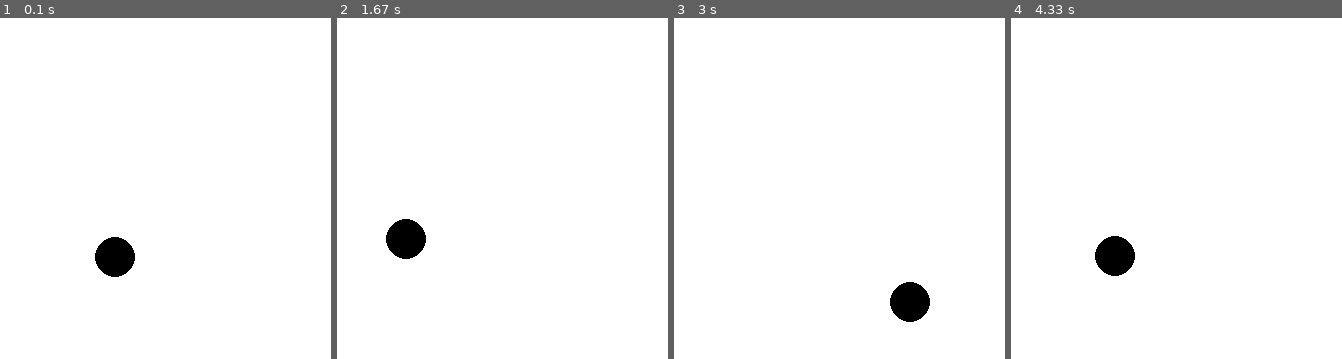
Above: before the commit, frames 1-4 (left to right).
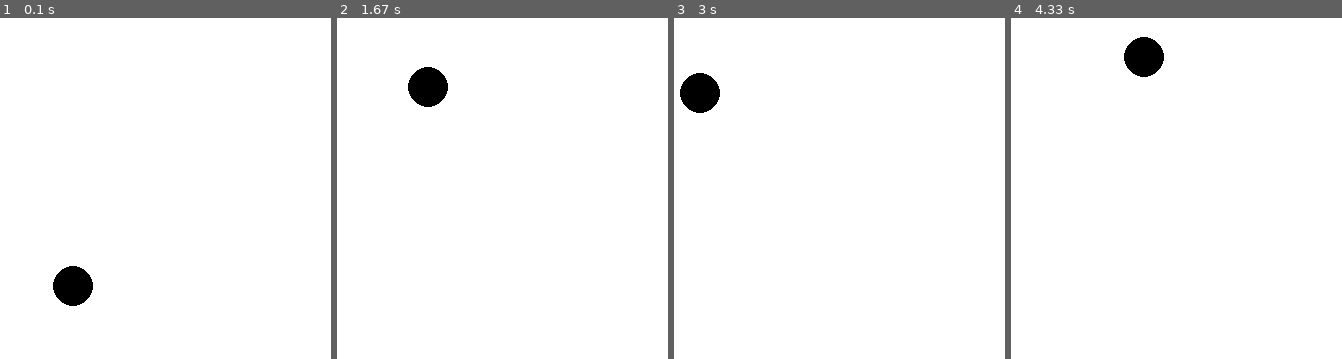
Above: after the commit, the same moments.

Repository: code-c/CS228
Game: pygame game, started from RealTimeDraw.py
Same seed, same stepped clock (60 frames per second), same inputs: the game is played once before the commit and once after it.
Inputs:
- Up to frame 1 (0.1 s): no input
- Up to frame 2 (1.67 s): no input
- Up to frame 3 (3 s): no input
- Up to frame 4 (4.33 s): no input

The runs differ from the first frame. In frame 1, 2.2% of the frame differs, in the area x 16-41%, y 64-85%; in frame 2, 2.2%; in frame 3, 2.2%; in frame 4, 2.2%.

Commit message:
Finally got the circle to move. Whoop Whoop!

Diff:
--- a/De101.py
+++ b/De101.py
@@ -4,6 +4,7 @@
 
 import Leap
 import random
+from constants import *
 from pygameWindow import PYGAME_WINDOW
 pygameWindow = PYGAME_WINDOW()
 global x, y, xMin, xMax, yMin, yMax
@@ -26,6 +27,13 @@
     elif fourSidedDieRoll == 4:
         x = x + 1
 
+def Scale_XY(num, minimum, maximum, scalingMin, scalingMax):
+    if (xMax == xMin) or (yMax == yMin):
+        return 250
+    else:
+        return int(scalingMin + (num - minimum) * ((scalingMax - scalingMin) / (maximum - minimum)))
+
+
 def Handle_Frame(frame):
     global x, y, xMin, xMax, yMin, yMax
     hand = frame.hands[0]
@@ -44,7 +52,6 @@
         yMin = y
     if (y > yMax):
         yMax = y
-    print(yMax)
 
 controller = Leap.Controller()
 
@@ -56,6 +63,7 @@
     pygameWindow.Prepare()
     if not frame.hands.is_empty:
         Handle_Frame(frame)
-#    Perturb_Circle_Position()
-    pygameWindow.Draw_Black_Circle(x,y)
+    pygameX = Scale_XY(x, xMin, xMax, 0, pygameWindowWidth)
+    pygameY = Scale_XY(y, yMin, yMax, pygameWindowDepth, 0)
+    pygameWindow.Draw_Black_Circle(pygameX, pygameY)
     pygameWindow.Reveal()
--- a/pygameWindow.py
+++ b/pygameWindow.py
@@ -8,6 +8,9 @@
 
     def Prepare(self):
         self.screen.fill(WHITE)
+        for event in pygame.event.get():
+            if event.type == pygame.QUIT:
+                    self.done = True
 
     def Reveal(self):
         pygame.display.update()
